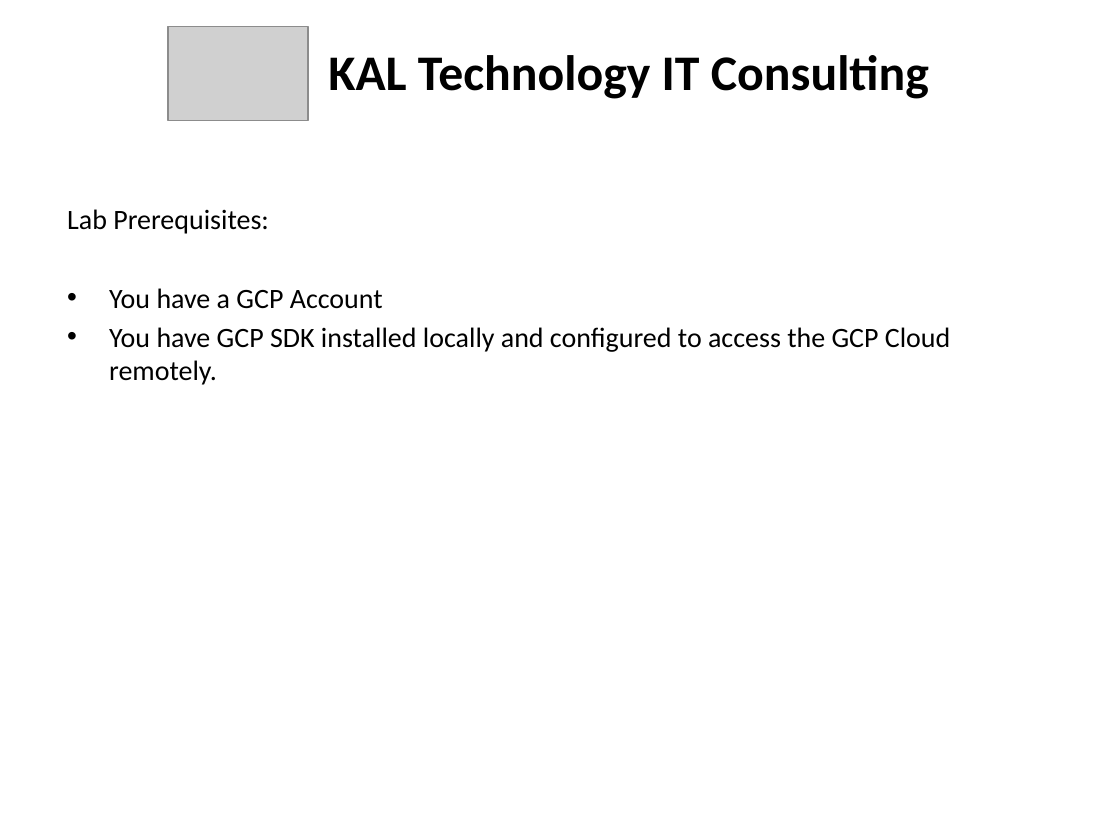
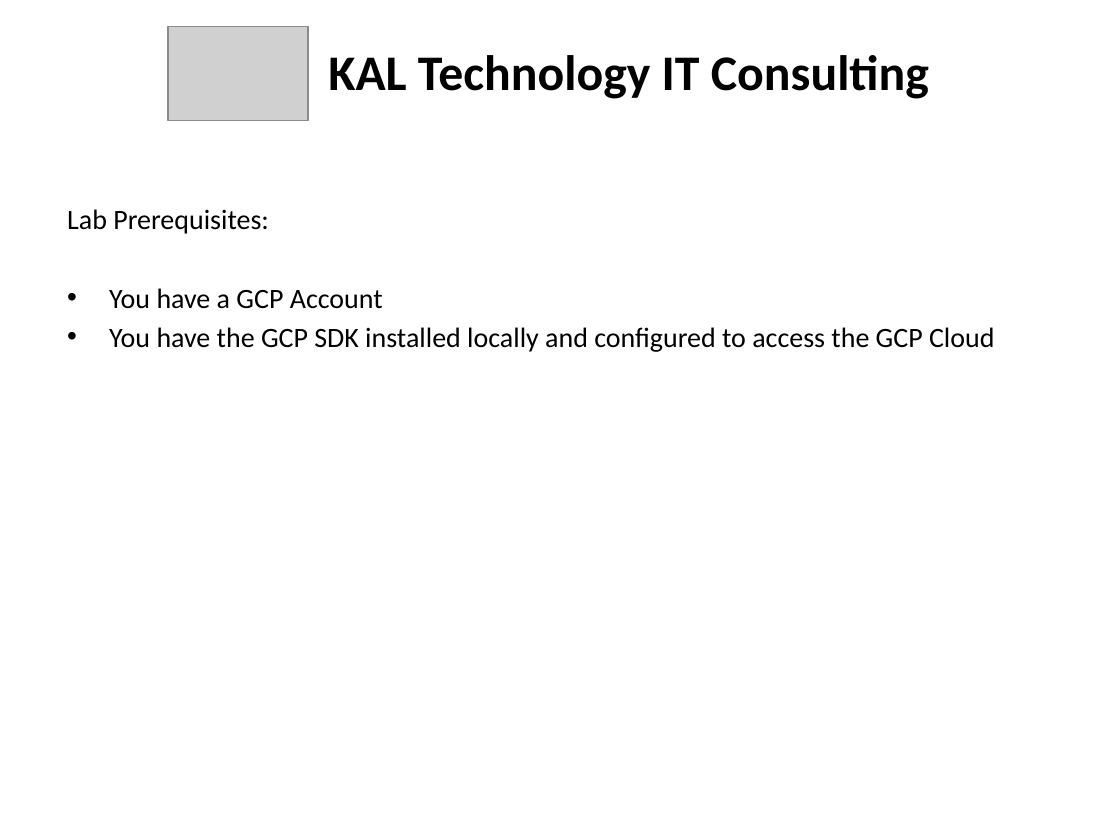
Before and after one commit to kskalvar/gcp-compute-ssh-self-signed-certificate, a slide deck: slide 4 of GCP Compute ssh Self-Signed-Certificate.pptx. Drawn at 1120x840 pixels with LibreOffice and Linux fonts; fonts in the diff are those of the drawing; grey boxes stand for pictures. Boxes give left, top, right and bottom in pixels: in the first picture for what was removed or moved away, otherwise in the second. Text is boxed around its words. In the diff, an @@ line names an element or a change of style, - is before the commit and + after.

```diff
--- a/GCP Compute ssh Self-Signed-Certificate.pptx
+++ b/GCP Compute ssh Self-Signed-Certificate.pptx
@@ text at (x1=109, y1=327, x2=994, y2=352): text changed @@
-• You have GCP SDK installed locally and configured to access the GCP Cloud remotely.
+• You have the GCP SDK installed locally and configured to access the GCP Cloud
```
Also in this commit, not shown: 2 other slides changed, 1 other file.
